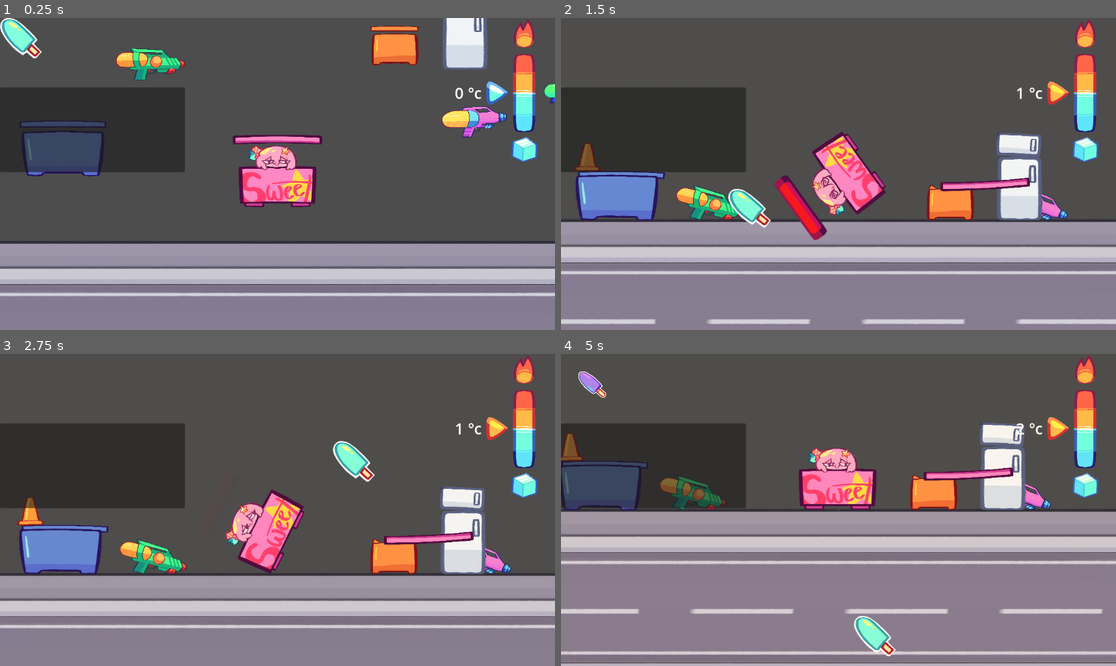
Above: before the commit, frames 1-4 (two rows, left to right).
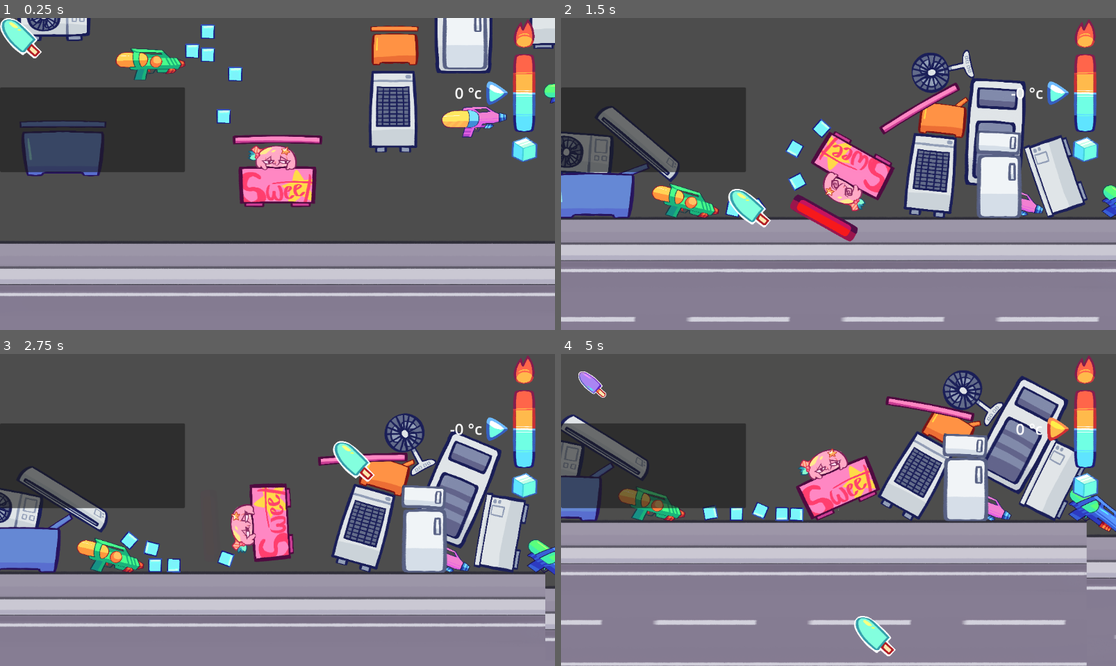
Above: after the commit, the same moments.

Repository: GuyShinto/MagicIceCreamSummer2024
Game: Godot game, scene res://scenes/map.tscn
The game is run twice, just before and just after one commit, with the same random seed, the same clock (stepped at 60 frames per second) and the same inputs.
Inputs (mouse positions are in pixels of both pictures, inside the frame that each line leads up to):
- Up to frame 1 (0.25 s): no input
- Up to frame 2 (1.5 s): tap Enter at 0.5 s; move the mouse to (960, 158) at 0.52 s; press the mouse at (960, 158) at 0.53 s; hold D (right) 0.53-1.28 s; move the mouse to (727, 189) at 1.27 s; release the mouse at (727, 189) at 1.28 s; hold A (left) from 1.28 s (still down); click (727, 189) at 1.35 s
- Up to frame 3 (2.75 s): move the mouse to (333, 441) at 2.02 s; release A (left) at 2.03 s; hold D (right) from 2.03 s (still down); hold Mouse wheel down (left_wheel) from 2.03 s (still down); click (333, 441) at 2.3 s
- Up to frame 4 (5 s): move the mouse to (810, 572) at 2.77 s; release Mouse wheel down (left_wheel) at 2.78 s; right-click (810, 572) at 2.85 s; click (810, 572) at 3.05 s; move the mouse to (1005, 556) at 3.52 s; release D (right) at 3.53 s; hold A (left) 3.53-4.25 s; hold Mouse wheel up (right_wheel) 3.53-4.25 s; click (1005, 556) at 3.8 s; click "OK" at 4.25 s

The runs differ from the first frame. In frame 1, 4.4% of the frame differs, in the area x 3-100%, y 0-44%; in frame 2, 26%; in frame 3, 24%; in frame 4, 35%, in the area x 0-100%, y 5-100%.
Error after the commit: Invalid assignment of property or key 'linear_velocity' with value of type 'Vector2' on a base object of type 'Node (water_gun.gd)'. (res://scripts/water_gun.g…

Commit message:
15

Diff:
--- /dev/null
+++ b/scenes/components/water_gun.tscn
@@ -0,0 +1,6 @@
+[gd_scene load_steps=2 format=3 uid="uid://cwf2kpluq8n3j"]
+
+[ext_resource type="Script" path="res://scripts/water_gun.gd" id="1_kp20u"]
+
+[node name="water_gun" type="Node"]
+script = ExtResource("1_kp20u")
--- a/scenes/map.tscn
+++ b/scenes/map.tscn
@@ -48,22 +48,22 @@
 position = Vector2(0, 274)
 
 [node name="road3" parent="floors" instance=ExtResource("2_ofcyl")]
-position = Vector2(2541, 378)
+position = Vector2(2539, 377)
 rotation = 0.113372
 
 [node name="objects" type="Node2D" parent="."]
 
 [node name="ice" parent="objects" instance=ExtResource("4_84b7g")]
-position = Vector2(1041, -155)
+position = Vector2(-112, -139)
 
 [node name="ice2" parent="objects" instance=ExtResource("4_84b7g")]
-position = Vector2(976, -291)
+position = Vector2(-177, -275)
 
 [node name="ice3" parent="objects" instance=ExtResource("4_84b7g")]
-position = Vector2(1065, -243)
+position = Vector2(-88, -227)
 
 [node name="ice4" parent="objects" instance=ExtResource("4_84b7g")]
-position = Vector2(1008, -283)
+position = Vector2(-145, -267)
 
 [node name="ice5" parent="objects" instance=ExtResource("4_84b7g")]
 position = Vector2(-145, -315)
@@ -137,6 +137,8 @@
 [node name="player_shell_upper" parent="upper_objects" instance=ExtResource("25_wubf4")]
 position = Vector2(0, -92)
 
+[node name="water" type="Node2D" parent="." groups=["water_group"]]
+
 [node name="ui" parent="." instance=ExtResource("4_ytiwv")]
 
 [node name="ParallaxBackground" type="ParallaxBackground" parent="."]
--- a/scenes/objects/ice.tscn
+++ b/scenes/objects/ice.tscn
@@ -14,6 +14,8 @@
 [node name="ice" type="RigidBody2D" groups=["ice"]]
 mass = 2.0
 physics_material_override = SubResource("PhysicsMaterial_ritmh")
+max_contacts_reported = 1
+contact_monitor = true
 
 [node name="melt" parent="." instance=ExtResource("1_oqy7f")]
 max_malt = 60.0
--- a/scenes/objects/player_shell_upper.tscn
+++ b/scenes/objects/player_shell_upper.tscn
@@ -10,5 +10,6 @@
 texture = ExtResource("1_7yqpg")
 
 [node name="CollisionPolygon2D" type="CollisionPolygon2D" parent="."]
+visible = false
 scale = Vector2(0.16, 0.16)
 polygon = PackedVector2Array(503, -51.9, 503, -50.4, 579, -45.4, 579, -36.4, 581.25, -12.5, 575, 68.75, 543.75, 68.75, 550, -31.25, -550, -31.25, -550, 68.75, -578, 70.3, -579.1, -46, -563.3, -46, -225, -57.7, -225, -59.1)
--- a/scenes/objects/road.tscn
+++ b/scenes/objects/road.tscn
@@ -21,5 +21,6 @@
 texture = ExtResource("1_pv43q")
 
 [node name="collision" type="CollisionShape2D" parent="."]
+visible = false
 position = Vector2(0, -67)
 shape = SubResource("RectangleShape2D_6qm2e")
--- /dev/null
+++ b/scenes/objects/water.tscn
@@ -0,0 +1,22 @@
+[gd_scene load_steps=4 format=3 uid="uid://cuyhhn6iycyds"]
+
+[sub_resource type="Gradient" id="Gradient_ehovu"]
+offsets = PackedFloat32Array(0.416244, 0.720812)
+colors = PackedColorArray(0, 0.52549, 1, 0.52549, 1, 1, 1, 0)
+
+[sub_resource type="GradientTexture2D" id="GradientTexture2D_3jl5i"]
+gradient = SubResource("Gradient_ehovu")
+fill = 1
+fill_from = Vector2(0.5, 0.5)
+
+[sub_resource type="CircleShape2D" id="CircleShape2D_7dj83"]
+radius = 18.2483
+
+[node name="water" type="RigidBody2D"]
+
+[node name="icon" type="Sprite2D" parent="."]
+texture = SubResource("GradientTexture2D_3jl5i")
+
+[node name="collision" type="CollisionShape2D" parent="."]
+visible = false
+shape = SubResource("CircleShape2D_7dj83")
--- a/scenes/objects/watergun_1.tscn
+++ b/scenes/objects/watergun_1.tscn
@@ -1,8 +1,9 @@
-[gd_scene load_steps=2 format=3 uid="uid://cnta0k8o5adt0"]
+[gd_scene load_steps=3 format=3 uid="uid://cnta0k8o5adt0"]
 
 [ext_resource type="Texture2D" uid="uid://dm8jjy2yjt64p" path="res://artwork/watergun_1.png" id="1_u3fu1"]
+[ext_resource type="PackedScene" uid="uid://cwf2kpluq8n3j" path="res://scenes/components/water_gun.tscn" id="2_g7lvr"]
 
-[node name="watergun_1" type="RigidBody2D" groups=["water"]]
+[node name="watergun_1" type="RigidBody2D" groups=["water", "watergun"]]
 mass = 5.0
 
 [node name="icon" type="Sprite2D" parent="."]
@@ -13,3 +14,11 @@
 visible = false
 scale = Vector2(0.12, 0.12)
 polygon = PackedVector2Array(275, -272.8, 275, -265.9, 315.5, -222.8, 386, -216.1, 386, -211.2, 500.3, -130, 502, -130, …(533 unchanged characters)…
+
+[node name="from_shoot" type="Marker2D" parent="."]
+position = Vector2(75, -9)
+
+[node name="to_shoot" type="Marker2D" parent="."]
+position = Vector2(137, -9)
+
+[node name="water_gun" parent="." instance=ExtResource("2_g7lvr")]
--- a/scenes/objects/watergun_2.tscn
+++ b/scenes/objects/watergun_2.tscn
@@ -1,8 +1,9 @@
-[gd_scene load_steps=2 format=3 uid="uid://ch288sc7inqsh"]
+[gd_scene load_steps=3 format=3 uid="uid://ch288sc7inqsh"]
 
 [ext_resource type="Texture2D" uid="uid://3e5q61x6bmme" path="res://artwork/watergun_2.png" id="1_2a4j3"]
+[ext_resource type="PackedScene" uid="uid://cwf2kpluq8n3j" path="res://scenes/components/water_gun.tscn" id="2_1mha6"]
 
-[node name="watergun_2" type="RigidBody2D" groups=["water"]]
+[node name="watergun_2" type="RigidBody2D" groups=["water", "watergun"]]
 mass = 5.0
 
 [node name="icon" type="Sprite2D" parent="."]
@@ -13,3 +14,11 @@
 visible = false
 scale = Vector2(0.12, 0.12)
 polygon = PackedVector2Array(213, -248.5, 213, -242.2, 338.1, -121.8, 472, -110.2, 472, -103.6, 488.8, -83, 489.6, -83, …(618 unchanged characters)…
+
+[node name="from_shoot" type="Marker2D" parent="."]
+position = Vector2(73, -1)
+
+[node name="to_shoot" type="Marker2D" parent="."]
+position = Vector2(135, -1)
+
+[node name="water_gun" parent="." instance=ExtResource("2_1mha6")]
--- a/scenes/objects/watergun_3.tscn
+++ b/scenes/objects/watergun_3.tscn
@@ -1,8 +1,9 @@
-[gd_scene load_steps=2 format=3 uid="uid://dsrswbvl2mbst"]
+[gd_scene load_steps=3 format=3 uid="uid://dsrswbvl2mbst"]
 
 [ext_resource type="Texture2D" uid="uid://5vtv0qgjlwef" path="res://artwork/watergun_3.png" id="1_fj5ep"]
+[ext_resource type="PackedScene" uid="uid://cwf2kpluq8n3j" path="res://scenes/components/water_gun.tscn" id="2_57kof"]
 
-[node name="watergun_3" type="RigidBody2D" groups=["water"]]
+[node name="watergun_3" type="RigidBody2D" groups=["water", "watergun"]]
 mass = 5.0
 
 [node name="icon" type="Sprite2D" parent="."]
@@ -13,3 +14,11 @@
 visible = false
 scale = Vector2(0.12, 0.12)
 polygon = PackedVector2Array(240.5, -263.3, 240.5, -258.2, 418.8, -150.8, 459.5, -164.4, 459.5, -157.3, 564.5, -130.3,  …(571 unchanged characters)…
+
+[node name="from_shoot" type="Marker2D" parent="."]
+position = Vector2(70, -10)
+
+[node name="to_shoot" type="Marker2D" parent="."]
+position = Vector2(122, -10)
+
+[node name="water_gun" parent="." instance=ExtResource("2_57kof")]
--- a/scripts/cursor.gd
+++ b/scripts/cursor.gd
@@ -35,6 +35,7 @@
 func _process(_delta):
 	if Input.is_action_pressed("left_click"):
 		#_spell4()
+		_spell1()
 		pass
 	elif Input.is_action_just_pressed("right_click"):
 		#_spell1()
@@ -65,7 +66,8 @@
 	if event is InputEventMouseButton:
 		if Input.is_action_just_pressed("left_click"):
 			_click()
-			_spell3()
+			_spell7()
+			#_spell3()
 			#_spell3()
 			#_spell()
 		elif Input.is_action_just_pressed("right_click"):
@@ -121,6 +123,13 @@
 			if el.has_node("electrical"):
 				el.get_node("electrical")._add_energy(5)
 
+func _spell7():
+	for w in Global.mouse.list:
+		if w:
+			if w.is_in_group("watergun"):
+				print(w.get_node("water_gun"))
+				w.get_node("water_gun")._shoot()
+
 func SetSize(alpha:Vector2):
 	self.scale = alpha
 
--- a/scripts/global.gd
+++ b/scripts/global.gd
@@ -2,6 +2,7 @@
 
 var despawn_y : float = 1000
 
+var water:Node2D
 var rewards:Panel
 var player:RigidBody2D
 var mouse:Marker2D
@@ -12,4 +13,5 @@
 var items:Array[IceCream]
 
 func _ready():
+	water = get_tree().get_first_node_in_group("water_group")
 	Input.set_mouse_mode(Input.MOUSE_MODE_HIDDEN)
--- a/scripts/object.gd
+++ b/scripts/object.gd
@@ -4,10 +4,12 @@
 @onready var main := $".."
 
 @export var canFreeze : bool = true
+@export var damge:float = 1
 @export var maxHp:float = 30
 @export var maxCp : float = 60
 @export var maltcp:float = 1
 
+var hasHp:bool
 var showtime:float = 2.5
 var cpbar = null
 var hpbar = null
@@ -16,7 +18,10 @@
 var hp : float
 
 func _ready():
+	if main is RigidBody2D:
+		main.body_shape_entered.connect(_entered)
 	if main.has_node("hpbar"):
+		hasHp = true
 		hpbar = main.get_node("hpbar")
 		hp = maxHp
 		hpbar.value = maxHp
@@ -79,8 +84,13 @@
 	#main.get_node("icon").texture = electricalOn
 	pass
 
+func _entered(_rid, _body, _body_index, _local_index):
+	if (abs(main.linear_velocity.x) > 500 or abs(main.linear_velocity.y) > 500):
+		if _body.is_in_group("player"):
+			_body.get_node("object")._take_damge(1)
+
 func _process(_delta):
-	if (Global.despawn_y <= main.position.y) or (hp <= 0):
+	if (Global.despawn_y <= main.position.y) or (hasHp and hp <= 0):
 		Global.mouse._outlist(self)
 		Global.temperature.cold.erase(self)
 		Global.temperature.cooly.erase(self)
--- /dev/null
+++ b/scripts/water_gun.gd
@@ -0,0 +1,19 @@
+extends Node
+
+@onready var main := $".."
+
+var water_object := preload("res://scenes/components/water_gun.tscn")
+
+var fromshoot:Marker2D
+var toshoot:Marker2D
+
+func _ready():
+	if main.has_node("from_shoot"):
+		fromshoot = main.get_node("from_shoot")
+	if main.has_node("to_shoot"):
+		toshoot = main.get_node("to_shoot")
+
+func _shoot():
+	var water = water_object.instantiate()
+	water.linear_velocity = Vector2(toshoot.global_position.x-fromshoot.global_position.x,toshoot.global_position.y-fromshoot.global_position.y)
+	Global.water.add_child(water)
